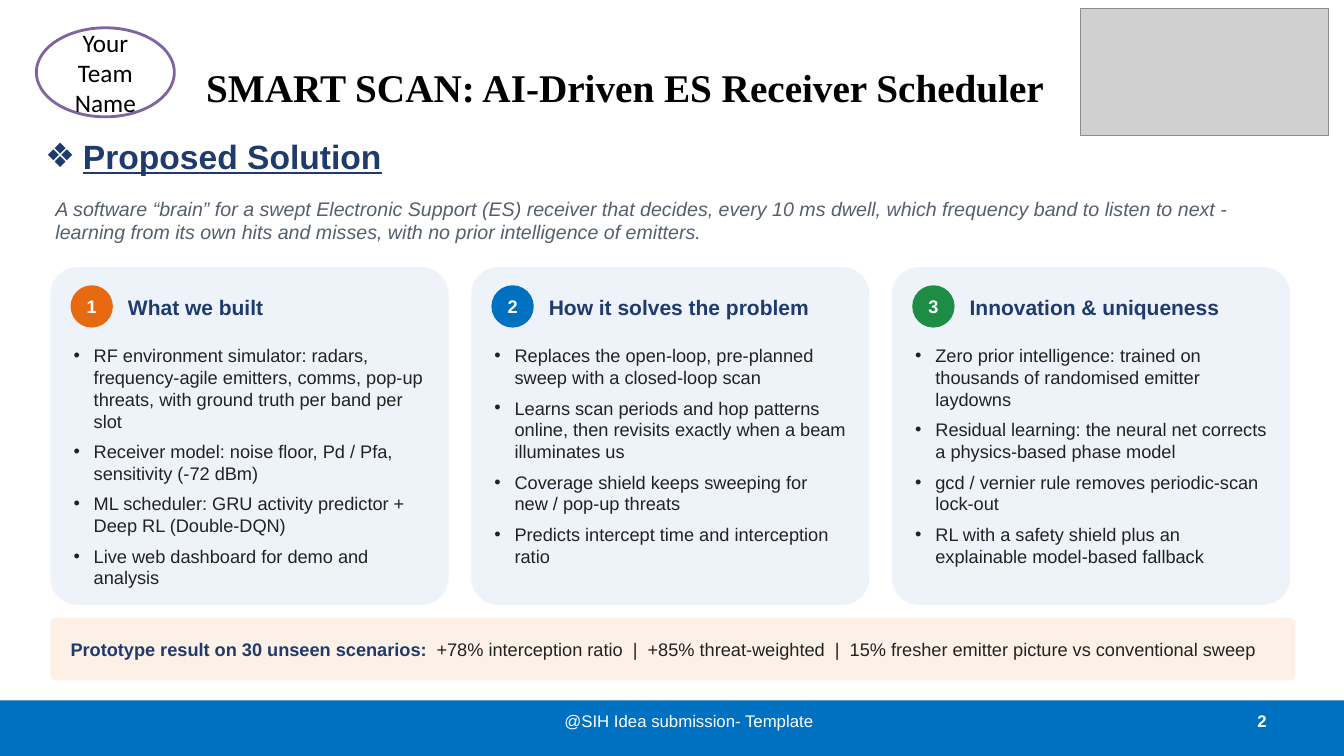
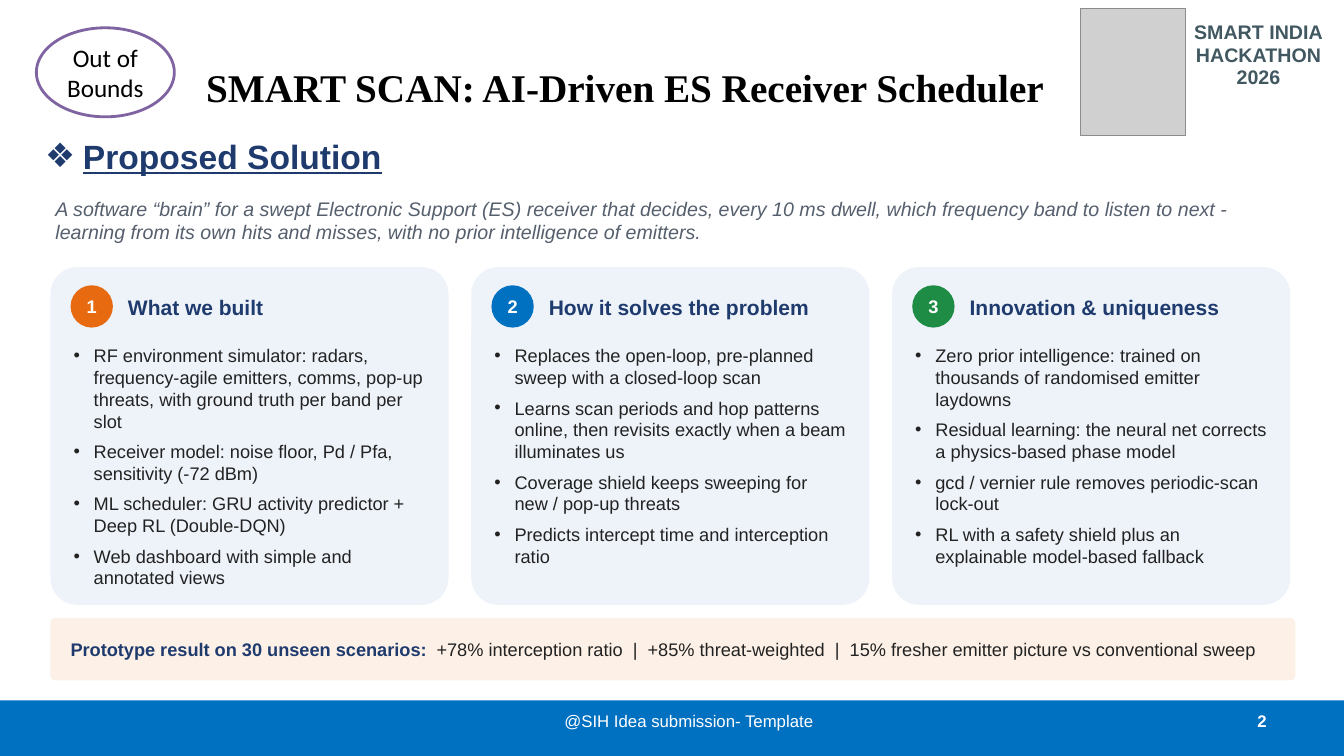
Before and after one commit to Hariomji4/EWarfare, a slide deck: slide 2 of SIH_EW_Smart_Scan.pptx. Drawn at 1344x756 pixels with LibreOffice and Linux fonts; fonts in the diff are those of the drawing; grey boxes stand for pictures. Boxes give left, top, right and bottom in pixels: in the first picture for what was removed or moved away, otherwise in the second. Text is boxed around its words. In the diff, an @@ line names an element or a change of style, - is before the commit and + after.

```diff
--- a/SIH_EW_Smart_Scan.pptx
+++ b/SIH_EW_Smart_Scan.pptx
@@ picture: place and size @@
-picture at [1081,9,1329,136]
+picture at [1081,9,1186,136]
@@ text added at [1194,25,1322,84], 14 pt, text #415861, bold @@
+SMART INDIA
+HACKATHON
+2026
@@ text in ellipse at [67,49,143,98]: text changed @@
-Your Team Name
+Out of Bounds
@@ text at [94,549,351,584]: text changed @@
-• Live web dashboard for demo and analysis
+• Web dashboard with simple and annotated views
```
Also in this commit, not shown: 5 other slides changed, 5 other files.
